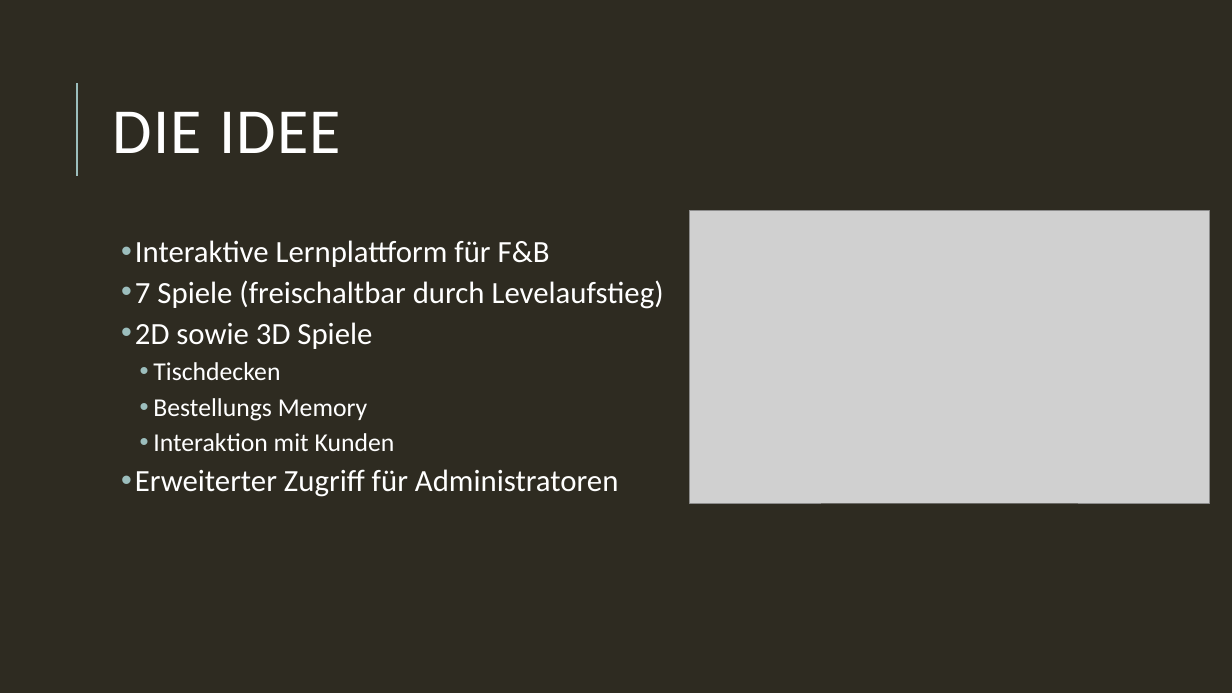
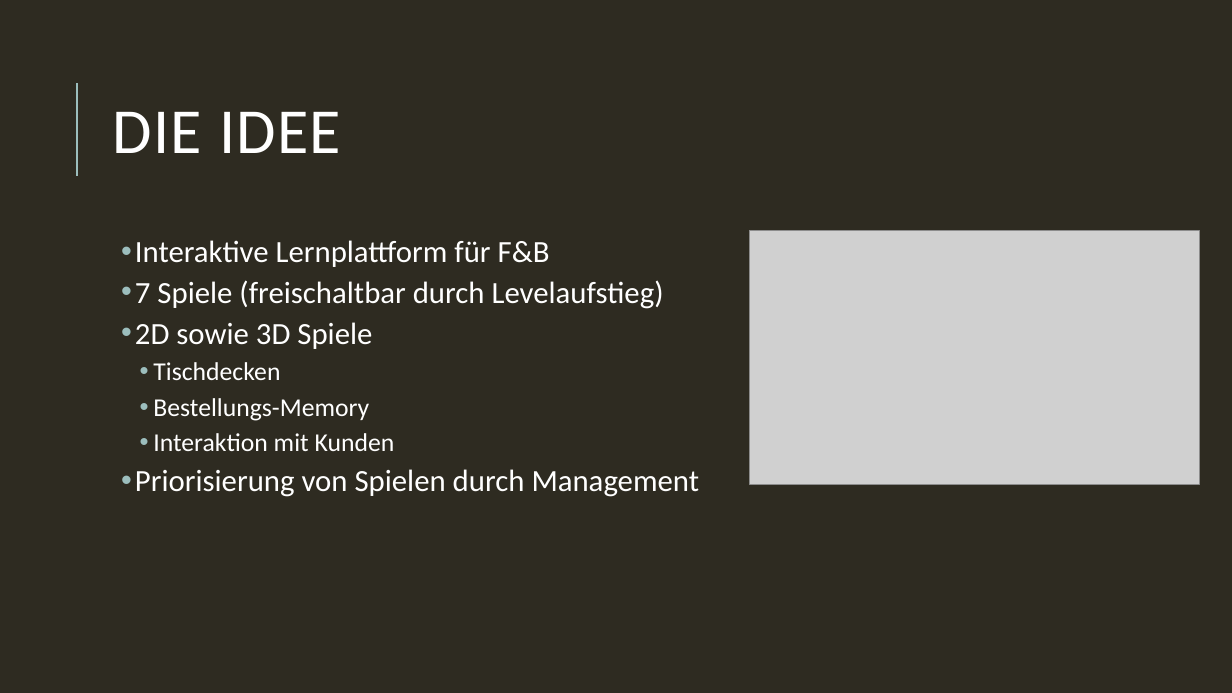
Before and after one commit to JeanlucE/PolygonWorkshop, a slide deck: slide 5 of Polygon Workshop End.pptx. Drawn at 1232x693 pixels with LibreOffice and Linux fonts; fonts in the diff are those of the drawing; grey boxes stand for pictures. Boxes give left, top, right and bottom in pixels: in the first picture for what was removed or moved away, otherwise in the second. Text is boxed around its words. In the diff, an @@ line names an element or a change of style, - is before the commit and + after.

```diff
--- a/Polygon Workshop End.pptx
+++ b/Polygon Workshop End.pptx
@@ picture: place and size @@
-picture at [690,211,1210,503]
+picture at [750,231,1200,484]
@@ text at [153,398,369,421]: text changed @@
-    • Bestellungs Memory
+    • Bestellungs-Memory
@@ text at [135,469,700,497]: text changed @@
-  • Erweiterter Zugriff für Administratoren
+  • Priorisierung von Spielen durch Management
```
Also in this commit, not shown: 1 slide added.
